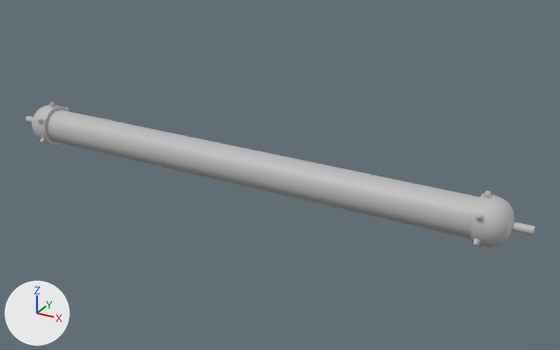
Before and after pictures for a commit that changed the FBX model DrBounce-UnityProject/Assets/Art/Models/Environment/walllight.fbx.
Rendered twice from a camera (50 mm lens) standing at (0.753, -1.203, 0.601) and looking at (0.074, 0.032, -0.017). Lighting does not change. The marker at lower left points along +X, +Y and +Z. Where no turn or scale is listed for an object, it has been applied to the vertices.

The older version as bpy lines, for what is in view:
```python
me_mesh = bpy.data.meshes.new('Mesh')
me_mesh.from_pydata(...)  # 2102 vertices, 2402 faces; spans x -0.571..0.571, y -0.048..0.048, z -0.054..0.054
# faces by material slot: [2306, 96]
me_mesh.materials.append(mat_lambert1)  # grey #bcbcbc
me_mesh.materials.append(mat_glass)  # grey #bcbcbc
ob_walllight = bpy.data.objects.new('walllight', me_mesh)
ob_walllight.location = (0.0, 0.0, 0.0)
```
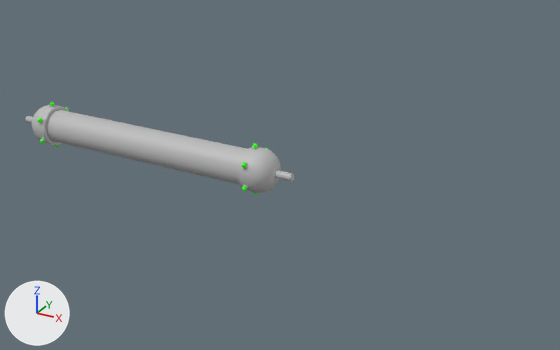
The newer file is also turned or shifted as a whole; pictures and numbers use the older file's frame.

Boxes [x1, y1, x2, y2] around the edits, measured in the pictures (560 x 350 px; the box of a moved part takes in the faces that stretch with it):
'walllight', reshaped (47% narrower, 36% shorter)
    before: [26, 102, 535, 248]
    after: [26, 102, 294, 195]
part 1 of me_mesh, moved or reshaped
    before: [470, 193, 535, 247]
    after: [239, 147, 294, 193]
part 2 of me_mesh, deleted
    before: [473, 191, 491, 248]
part 3 of me_mesh, deleted
    before: [46, 110, 479, 238]
part 4 of me_mesh, recoloured
    both: [37, 102, 69, 148]

The change in detail:
Material 'emissive' (mat_emissive) is new.
Its base color is (0.0385, 1.0, 0.0) (green #37ff00).
me_mesh is used by ob_walllight; location (0.0, 0.0, 0.0).
me_mesh had 2102 vertices, 2402 faces and spanned x -0.571..0.571, y -0.048..0.048, z -0.054..0.054.
me_mesh now has 2078 vertices, 2114 faces and spans x -0.571..0.119, y -0.048..0.048, z -0.054..0.054.
me_mesh part 1: the loose piece of 385 vertices spanning x 0.478..0.571, y -0.044..0.044, z -0.044..0.044 is moved by (-0.452, 0.0, 0.0).
me_mesh part 2: 12 loose pieces with 600 vertices, spanning x 0.482..0.495, y -0.048..0.048, z -0.054..0.054, are deleted.
me_mesh part 3: 66 vertices removed from x 0.477..0.48, y -0.036..0.036, z -0.036..0.036.
me_mesh part 4: 464 faces spanning x -0.494..-0.477, y -0.048..0.048, z -0.054..0.054 switch from mat_lambert1 (grey #bcbcbc) to mat_emissive (green #37ff00).
